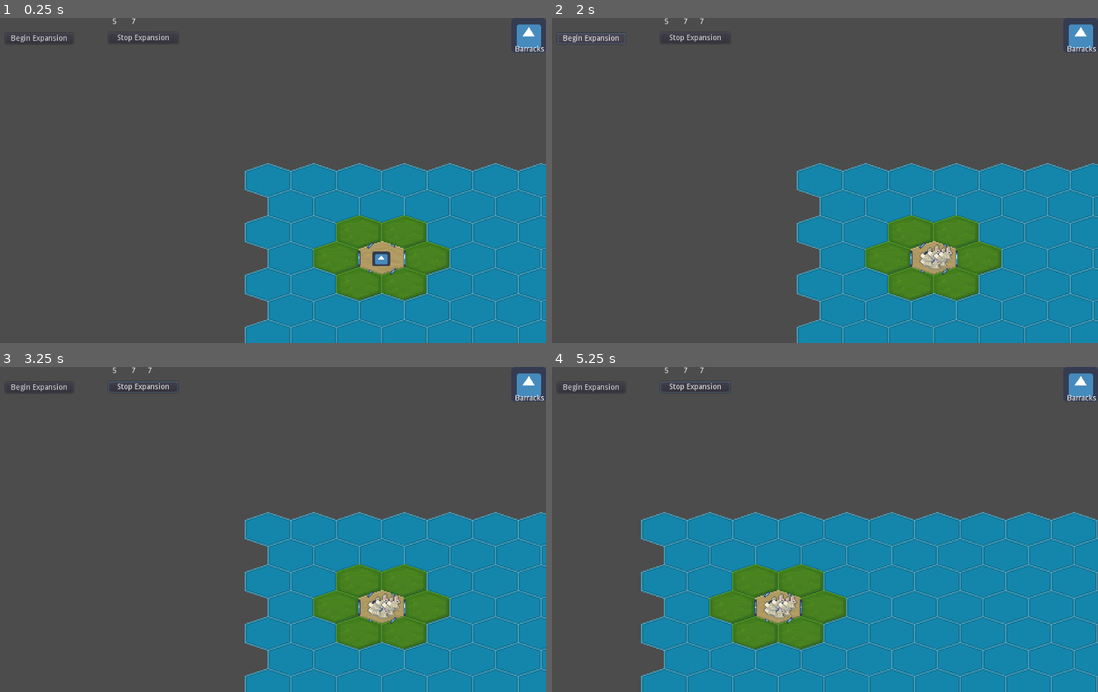
Above: before the commit, frames 1-4 (two rows, left to right).
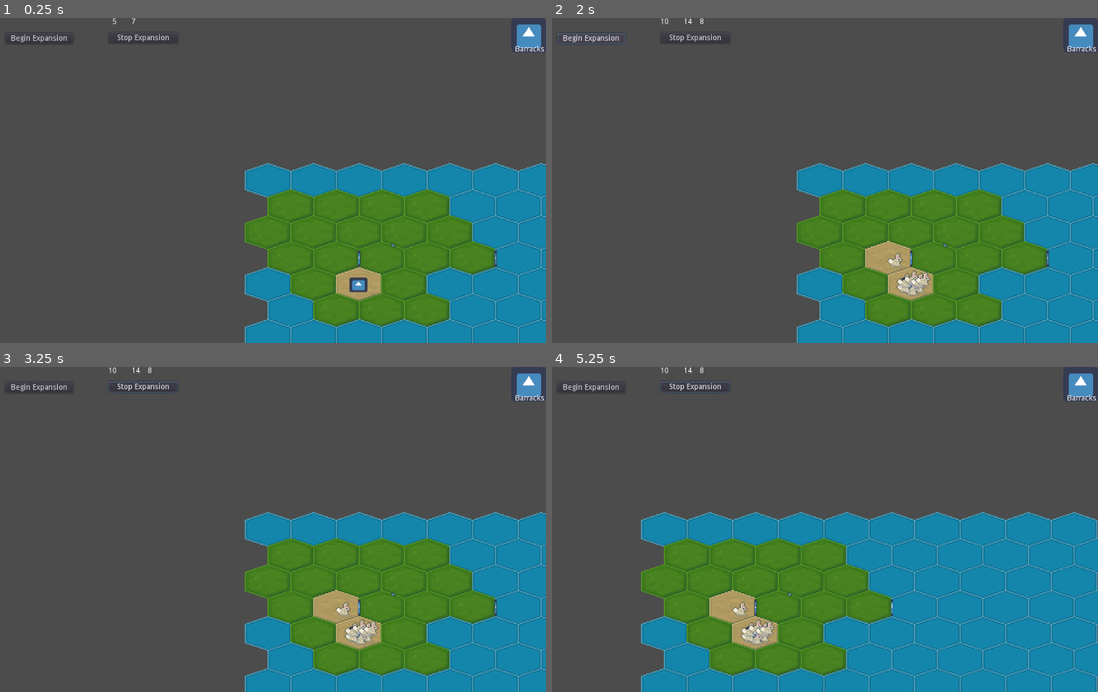
Above: after the commit, the same moments.

Repository: Cartogy/godot-wild-jam-36
Game: Godot game, scene res://src/Main/Main.tscn
Two runs of this game, one before a commit and one after it. Both use one fixed random seed, a clock stepped at 60 frames per second and the inputs below. The engine's default icon, where the game draws it, is replaced by a stand-in: a white triangle on a blue panel in a dark square.
Inputs (mouse positions are in pixels of both pictures, inside the frame that each line leads up to):
- Up to frame 1 (0.25 s): no input
- Up to frame 2 (2 s): click "Begin Expansion" at 0.5 s; click "Begin Expansion" at 1.25 s
- Up to frame 3 (3.25 s): click "Stop Expansion" at 2 s; tap Enter at 2.75 s; drag from (529, 383) to (322, 458) at 2.77 s
- Up to frame 4 (5.25 s): tap Space at 3.5 s; drag from (710, 545) to (792, 594) at 3.52 s; tap Enter at 4.25 s; move the mouse to (874, 458) at 4.27 s; hold Right (ui_right) 4.28-5 s; hold Shift (shift) 4.28-5 s; drag from (792, 594) to (655, 480) at 5.02 s

The runs differ from the first frame. In frame 1, 10% of the frame differs, in the area x 44-91%, y 52-96%; in frame 2, 11%; in frame 3, 11%; in frame 4, 11%, in the area x 16-63%, y 0-96%.
Error in both runs: Invalid get index '(-5, 1)' (on base: 'Dictionary'). (res://src/BCommander/bcommander.gd:73)

Commit message:
Changed level

Diff:
--- a/src/Main/Main.tscn
+++ b/src/Main/Main.tscn
@@ -105,7 +105,7 @@
 grid_hex_path = NodePath("../BaseLevel/Grid")
 
 [node name="BaseLevel" parent="." instance=ExtResource( 1 )]
-level_data = "res://src/Level/CustomLevels/closed_edges.tres"
+level_data = "res://src/Level/CustomLevels/edge_map_test.tres"
 
 [connection signal="pressed" from="CanvasLayer/Stop" to="BaseLevel" method="_on_Stop_pressed"]
 [connection signal="pressed" from="CanvasLayer/Begin" to="BaseLevel" method="_on_Button_pressed"]
